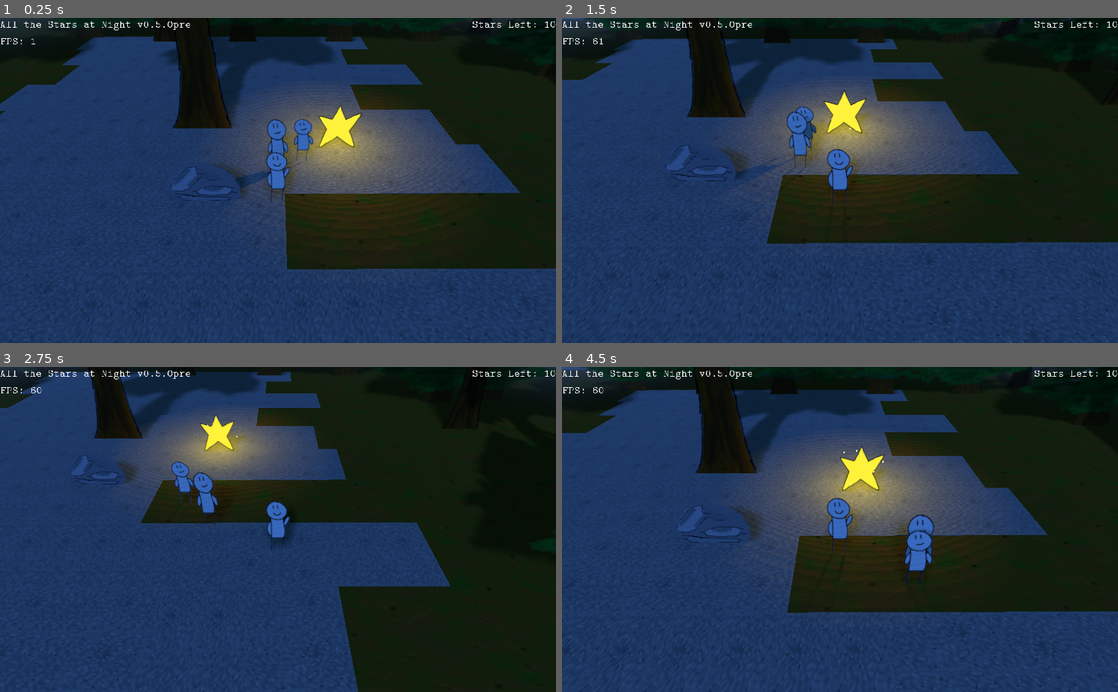
Above: before the commit, frames 1-4 (two rows, left to right).
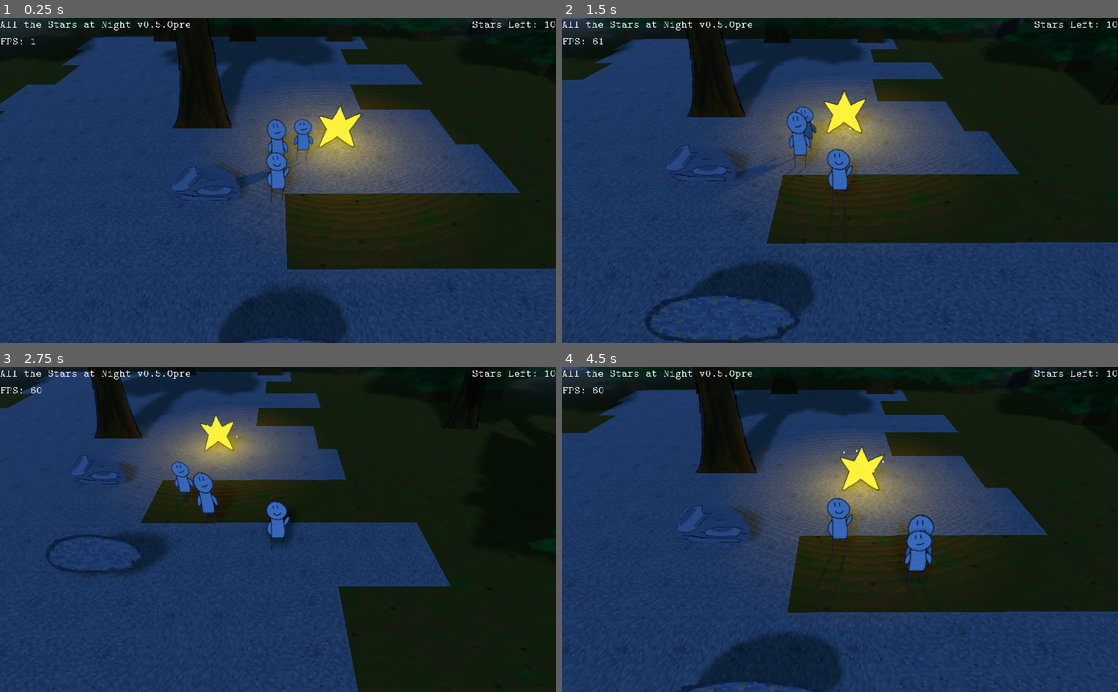
Above: after the commit, the same moments.

Repository: Schoperation/AllTheStarsAtNight
Game: Godot game, scene res://world/World.tscn
The game is run twice, just before and just after one commit, with the same random seed, the same clock (stepped at 60 frames per second) and the same inputs.
Inputs (mouse positions are in pixels of both pictures, inside the frame that each line leads up to):
- Up to frame 1 (0.25 s): no input
- Up to frame 2 (1.5 s): move the mouse to (667, 34) at 0.52 s; press the mouse at (667, 34) at 0.53 s; hold D (move_right) 0.53-1.28 s; move the mouse to (1045, 31) at 1.27 s; release the mouse at (1045, 31) at 1.28 s; hold S (move_down) from 1.28 s (still down); tap Mouse wheel up (zoom_in) at 1.35 s
- Up to frame 3 (2.75 s): click (483, 380) at 1.55 s; move the mouse to (333, 458) at 2.02 s; release S (move_down) at 2.03 s; press the mouse at (333, 458) at 2.03 s; hold D (move_right) from 2.03 s (still down); tap Mouse wheel down (zoom_out) at 2.1 s
- Up to frame 4 (4.5 s): move the mouse to (812, 594) at 2.77 s; release D (move_right) at 2.78 s; release the mouse at (812, 594) at 2.78 s; hold W (move_up) 2.78-3.53 s; click (812, 594) at 2.85 s; move the mouse to (1006, 578) at 3.52 s; press the mouse at (1006, 578) at 3.53 s; hold A (move_left) from 3.53 s (still down); move the mouse to (673, 480) at 4.27 s; release the mouse at (673, 480) at 4.28 s; tap Mouse wheel up (zoom_in) at 4.35 s

The runs differ from the first frame. In frame 1, 2.9% of the frame differs, in the area x 39-63%, y 83-100%; in frame 2, 2.8%; in frame 3, 0.9%; in frame 4, 3.3%, in the area x 20-51%, y 81-100%.

Commit message:
Added star stones, can place stars on them!

Diff:
--- a/environment/Rock.tscn
+++ b/environment/Rock.tscn
@@ -2,7 +2,6 @@
 
 [ext_resource path="res://assets/misc_environment/rock.png" type="Texture" id=1]
 [ext_resource path="res://environment/Rock.gd" type="Script" id=2]
-
 
 [sub_resource type="BoxShape" id=1]
 extents = Vector3( 2.96161, 1.95028, 0.204981 )
--- a/environment/Star.tscn
+++ b/environment/Star.tscn
@@ -2,7 +2,6 @@
 
 [ext_resource path="res://assets/misc_environment/star.png" type="Texture" id=1]
 [ext_resource path="res://environment/Star.gd" type="Script" id=2]
-
 
 [sub_resource type="BoxShape" id=1]
 extents = Vector3( 2.09187, 2.26051, 0.827329 )
--- a/project.godot
+++ b/project.godot
@@ -63,6 +63,11 @@
 "events": [ Object(InputEventKey,"resource_local_to_scene":false,"resource_name":"","device":0,"alt":false,"shift":false,"control":false,"meta":false,"command":false,"pressed":false,"scancode":69,"unicode":0,"echo":false,"script":null)
  ]
 }
+add_star={
+"deadzone": 0.5,
+"events": [ Object(InputEventMouseButton,"resource_local_to_scene":false,"resource_name":"","device":0,"alt":false,"shift":false,"control":false,"meta":false,"command":false,"button_mask":0,"position":Vector2( 0, 0 ),"global_position":Vector2( 0, 0 ),"factor":1.0,"button_index":1,"pressed":false,"doubleclick":false,"script":null)
+ ]
+}
 
 [rendering]
 
--- /dev/null
+++ b/ring/StarStone.gd
@@ -0,0 +1,77 @@
+extends StaticBody
+
+signal examineMouseEnter(object, objectName)
+signal examineMouseExit()
+signal onStarPlace()
+
+var hasStar = false
+var lightEnergy = 0
+var lightIncrease = 0.05
+
+var currentY = 1.45
+var sineTime = 0
+
+func _ready():
+	# Connect signals
+	connect("examineMouseEnter", get_node("../../UI/MouseTextContainer/MouseText"), "onMouseEnter")
+	connect("examineMouseExit", get_node("../../UI/MouseTextContainer/MouseText"), "onMouseExit")
+	connect("onStarPlace", get_node("../../UI/Stars"), "onStarPlace")
+
+	# Add to environment objects group
+	add_to_group("Environment_Objs")
+
+	# Set light energy
+	$OmniLight.light_energy = lightEnergy
+
+	# Set custom star settings
+	if not hasStar:
+		$Star.visible = false
+		$AnimatedSprite3D.animation = "idle"
+
+	$Star/OmniLight.light_energy = 1
+
+# Used to emit a pulse of light, and move a star above it!
+func _process(delta):
+	if hasStar:
+		# Light
+		lightEnergy += lightIncrease
+		if lightEnergy >= 2 or lightEnergy <= 0:
+			lightIncrease *= -1
+
+		$OmniLight.light_energy = lightEnergy
+
+		# Star
+		# Move y based on a sine curve
+		currentY = 0.3 * sin(sineTime * PI/180) + 1.5
+		sineTime += 1
+
+		# Reset sineTime so we don't get an integer overflow
+		if sineTime > 360:
+			sineTime = 0
+
+		$Star.transform.origin = Vector3($Star.transform.origin.x, currentY, $Star.transform.origin.z)
+
+func placeStar():
+	emit_signal("onStarPlace")
+	hasStar = true
+	$AnimatedSprite3D.animation = "activated"
+	$Star.visible = true
+
+func _on_StarStone_mouse_entered():
+	if hasStar:
+		emit_signal("examineMouseEnter", self, "Activated Star Stone")
+	elif get_node("../../UI/Stars").numPlayerStars > 0:
+		emit_signal("examineMouseEnter", self, "Place Star")
+	else:
+		emit_signal("examineMouseEnter", self, "Empty Star Stone")
+
+func _on_StarStone_mouse_exited():
+	emit_signal("examineMouseExit")
+
+# Detect clicks
+func _on_StarStone_input_event(camera, event, click_position, click_normal, shape_idx):
+	#if event is InputEventMouseButton:
+	if event.is_action_pressed("add_star") and not hasStar and get_node("../../UI/Stars").numPlayerStars > 0:
+		placeStar()
+		emit_signal("examineMouseExit")
+		emit_signal("examineMouseEnter", self, "Activated Star Stone")
--- /dev/null
+++ b/ring/StarStone.tscn
@@ -0,0 +1,53 @@
+[gd_scene load_steps=10 format=2]
+
+[ext_resource path="res://assets/ring/star_stone_on_4.png" type="Texture" id=1]
+[ext_resource path="res://assets/ring/star_stone_on_1.png" type="Texture" id=2]
+[ext_resource path="res://assets/ring/star_stone_on_2.png" type="Texture" id=3]
+[ext_resource path="res://assets/ring/star_stone_off.png" type="Texture" id=4]
+[ext_resource path="res://assets/ring/star_stone_on_3.png" type="Texture" id=5]
+[ext_resource path="res://ring/StarStone.gd" type="Script" id=6]
+[ext_resource path="res://environment/Star.tscn" type="PackedScene" id=7]
+
+[sub_resource type="SpriteFrames" id=1]
+animations = [ {
+"frames": [ ExtResource( 4 ) ],
+"loop": true,
+"name": "idle",
+"speed": 5.0
+}, {
+"frames": [ ExtResource( 2 ), ExtResource( 2 ), ExtResource( 2 ), ExtResource( 3 ), ExtResource( 5 ), ExtResource( 1 ), ExtResource( 1 ), ExtResource( 1 ), ExtResource( 5 ), ExtResource( 3 ) ],
+"loop": true,
+"name": "activated",
+"speed": 7.0
+} ]
+
+[sub_resource type="BoxShape" id=2]
+extents = Vector3( 0.925266, 0.511808, 0.0719189 )
+
+[node name="StarStone" type="StaticBody"]
+transform = Transform( 5, 0, 0, 0, 5, 0, 0, 0, 5, 0, 0, 0 )
+script = ExtResource( 6 )
+
+[node name="AnimatedSprite3D" type="AnimatedSprite3D" parent="."]
+transform = Transform( 1, 0, 0, 0, 0.900698, 0.434445, 0, -0.434445, 0.900698, 0, 1, 0 )
+shaded = true
+alpha_cut = 2
+frames = SubResource( 1 )
+animation = "activated"
+frame = 7
+playing = true
+
+[node name="CollisionShape" type="CollisionShape" parent="."]
+transform = Transform( 1, 0, 0, 0, 0.900698, 0.434445, 0, -0.434445, 0.900698, 0, 0.386313, 0.145127 )
+shape = SubResource( 2 )
+
+[node name="OmniLight" type="OmniLight" parent="."]
+transform = Transform( 0.2, 0, 0, 0, 0.2, 0, 0, 0, 0.2, 0, 0.59253, 0.310204 )
+light_color = Color( 0.101961, 0.596078, 0.839216, 1 )
+light_energy = 2.0
+
+[node name="Star" parent="." instance=ExtResource( 7 )]
+transform = Transform( 0.1, 0, 0, 0, 0.1, 0, 0, 0, 0.1, 0, 1.45, 0 )
+[connection signal="input_event" from="." to="." method="_on_StarStone_input_event"]
+[connection signal="mouse_entered" from="." to="." method="_on_StarStone_mouse_entered"]
+[connection signal="mouse_exited" from="." to="." method="_on_StarStone_mouse_exited"]
--- a/ui/Examine.gd
+++ b/ui/Examine.gd
@@ -12,7 +12,10 @@
 	"Pine Tree": "Even more normal than the oak tree.",
 	"Smooth Pine Tree": "The art team had a hiccup.",
 	"Rock": "What are you looking at?",
-	"Star": "Very shiny. I wonder if I can pick it up?"
+	"Star": "Very shiny. I wonder if I can pick it up?",
+	"Empty Star Stone": "That's a weirdly empty stone. Maybe something goes here?",
+	"Place Star": "Let's see what happens...",
+	"Activated Star Stone": "I feel a weird energy eminating from this... thing."
 }
 
 func _ready():
@@ -35,7 +38,10 @@
 	if mouseObj != null:
 		onMouseExit()
 
-	text = "Examine " + objectName
+	if objectName == "Place Star":
+		text = objectName
+	else:
+		text = "Examine " + objectName
 	mouseObj = object
 	mouseObjName = objectName
 
--- a/ui/StarCount.gd
+++ b/ui/StarCount.gd
@@ -1,26 +1,28 @@
 extends RichTextLabel
 
 # Keep track of our stars
-var numStars = 0
+var numPlayerStars = 0
 var numLeft = 1
-
-signal onStarPickup()
 
 func _ready():
 	# Get num of stars from WorldGeneration
 	var root = get_node("../../")
-	numStars = root.numStars
-	numLeft = numStars
-	self.bbcode_text = "[right]Stars Left: " + str(numStars) + "[/right]"
+	numLeft = root.numStars
+	self.bbcode_text = "[right]Stars Left: " + str(numLeft) + "[/right]"
 
 func onStarPickupText():
+	numPlayerStars += 1
 	numLeft -= 1
-	self.bbcode_text = "[right]Stars Left: " + str(numLeft) + "[/right]"
+	self.bbcode_text = "[right]Stars / Left: " + str(numPlayerStars) + "/" + str(numLeft) + "[/right]"
 
 	# Finish?
 	if numLeft == 0:
 		self.bbcode_text = "[right]You got them all![/right]"
 		$RestartTimer.start()
 
+func onStarPlace():
+	numPlayerStars -= 1
+	self.bbcode_text = "[right]Stars / Left: " + str(numPlayerStars) + "/" + str(numLeft) + "[/right]"
+
 func _on_RestartTimer_timeout():
 	get_tree().reload_current_scene()
--- a/world/World.tscn
+++ b/world/World.tscn
@@ -9,6 +9,7 @@
 [ext_resource path="res://ui/UI.tscn" type="PackedScene" id=7]
 [ext_resource path="res://ui/MapControls.gd" type="Script" id=8]
 [ext_resource path="res://follower/Follower.tscn" type="PackedScene" id=9]
+[ext_resource path="res://ring/StarStone.tscn" type="PackedScene" id=10]
 
 [sub_resource type="Environment" id=1]
 background_mode = 1
@@ -79,4 +80,7 @@
 
 [node name="Rock" parent="OriginChunk" instance=ExtResource( 6 )]
 transform = Transform( 1, 0, 0, 0, 1, 0, 0, 0, 1, -7.35518, 2, -4.77768e-07 )
+
+[node name="StarStone" parent="OriginChunk" instance=ExtResource( 10 )]
+transform = Transform( 5, 0, 0, 0, 5, 0, 0, 0, 5, 0, 0, 12.8403 )
 [connection signal="timeout" from="Sun/DayCycle" to="Sun" method="_on_DayCycle_timeout"]
Binary file added: assets/ring/star_stone_off.png
Not shown, added: assets/ring/star_stone_off.png.import
Binary file added: assets/ring/star_stone_on_1.png
Not shown, added: assets/ring/star_stone_on_1.png.import
Binary file added: assets/ring/star_stone_on_2.png
Not shown, added: assets/ring/star_stone_on_2.png.import
Binary file added: assets/ring/star_stone_on_3.png
Not shown, added: assets/ring/star_stone_on_3.png.import
Binary file added: assets/ring/star_stone_on_4.png
Not shown, added: assets/ring/star_stone_on_4.png.import
Not shown: 1 places in world/World.tscn that only renumber resources
Not shown, added: assets/star_stone_off.xcf
(and 1 more such lines)
